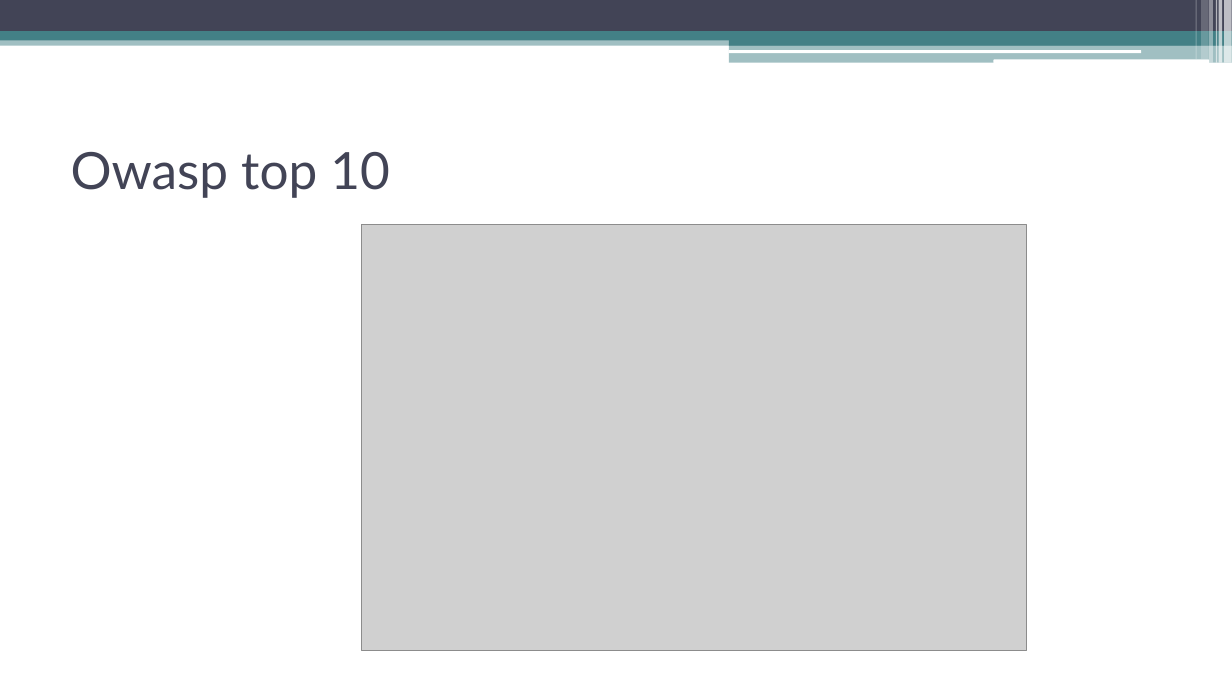
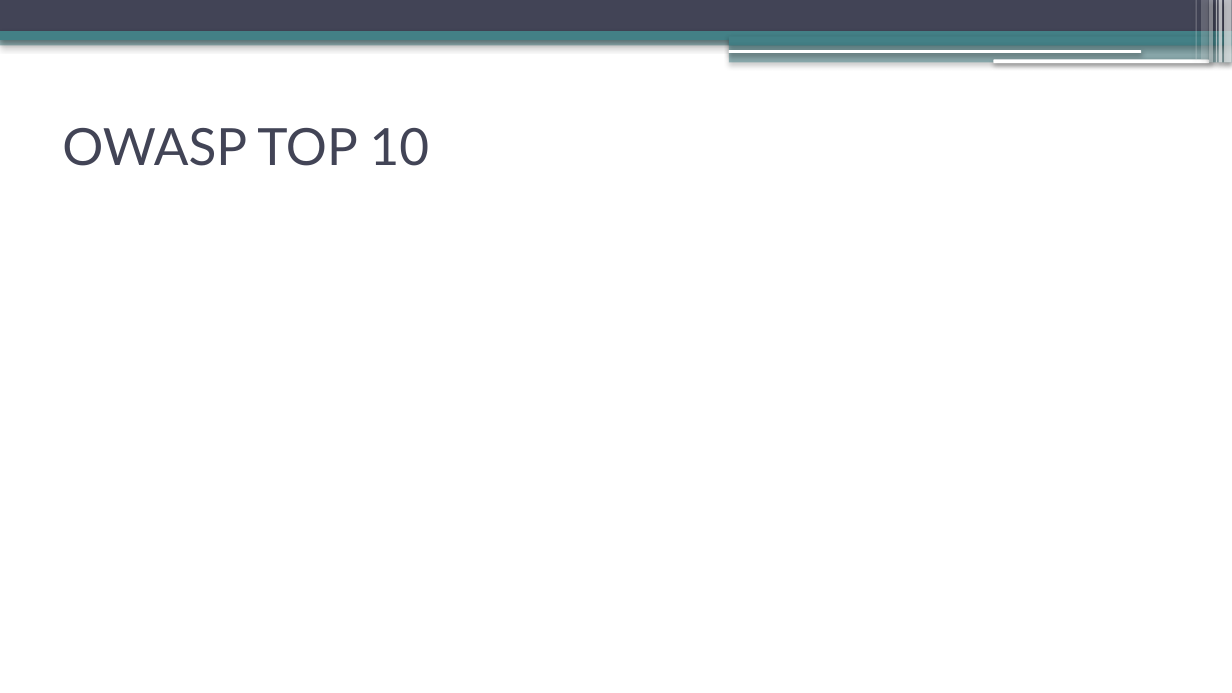
Before and after one commit to sebastianrevuelta/Chess, a slide deck: slide 6 of doc/Check (mate) to the vulnerabilities.pptx. Drawn at 1232x693 pixels with LibreOffice and Linux fonts; fonts in the diff are those of the drawing; grey boxes stand for pictures. Boxes give left, top, right and bottom in pixels: in the first picture for what was removed or moved away, otherwise in the second. Text is boxed around its words. In the diff, an @@ line names an element or a change of style, - is before the commit and + after.

```diff
--- a/doc/Check (mate) to the vulnerabilities.pptx
+++ b/doc/Check (mate) to the vulnerabilities.pptx
@@ shadow on in 13 elements at (0,37,1232,45), (0,0,1232,31), (0,31,1232,41), (729,36,1232,45), (729,44,1232,63), (728,50,1141,53), (994,59,1209,63), (1225,0,1232,63), (1219,0,1223,63), (1216,0,1217,63), (1210,0,1214,63), (1202,0,1209,59), (1196,0,1197,59) @@
@@ text at (62,128,430,166): text changed @@
-Owasp top 10
+OWASP TOP 10
@@ picture removed at (361,225,1027,650) @@
```
Also in this commit, not shown: 22 other slides changed, 12 slides added, 9 slides removed.
